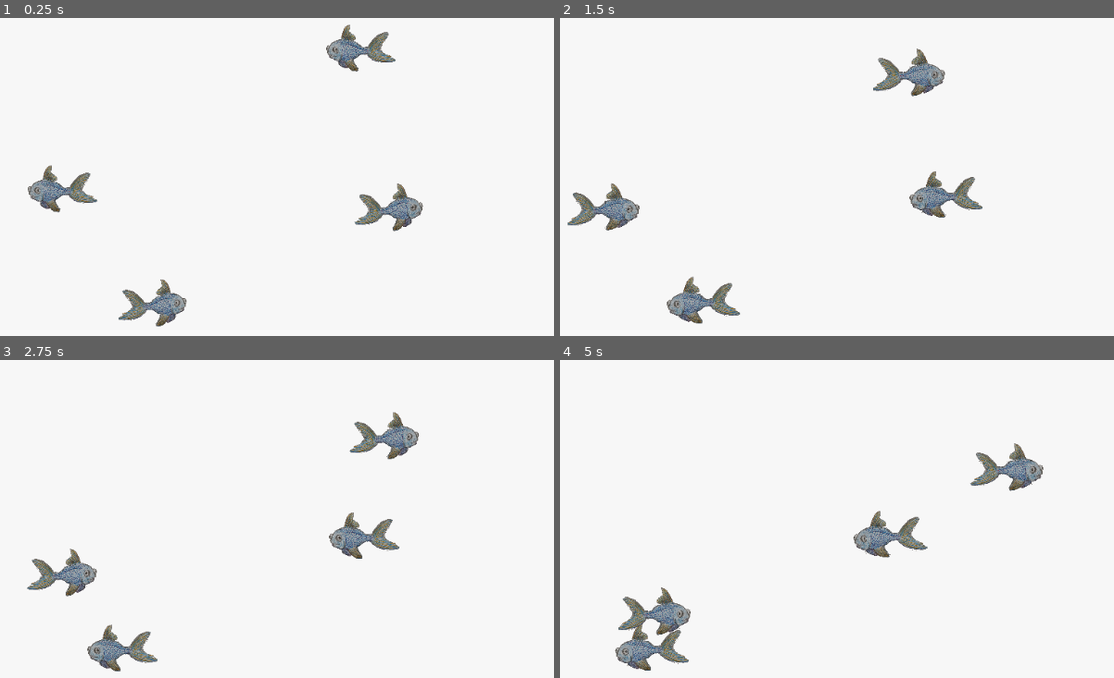
Above: before the commit, frames 1-4 (two rows, left to right).
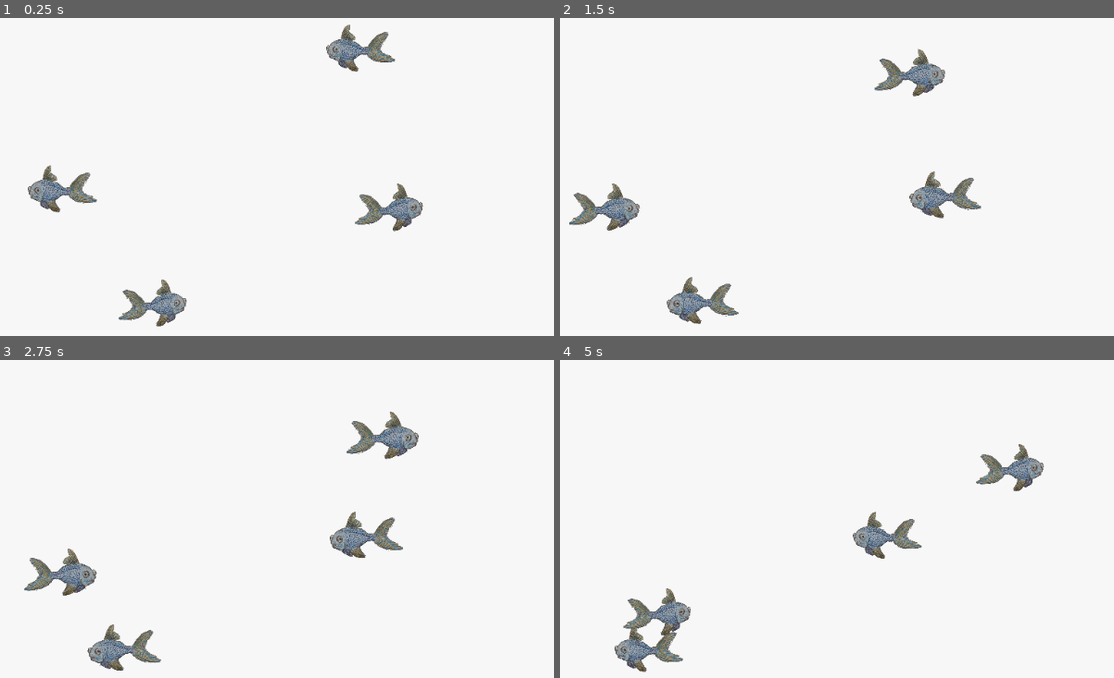
Above: after the commit, the same moments.

Repository: antloop-studios/aquarium
Game: Godot game, scene res://Scenes/Aquarium.tscn
Same seed, same stepped clock (60 frames per second), same inputs: the game is played once before the commit and once after it. The project has no main scene, so this scene is started directly. The engine's default icon, where the game draws it, is replaced by a stand-in: a white triangle on a blue panel in a dark square.
Inputs:
- Up to frame 1 (0.25 s): no input
- Up to frame 2 (1.5 s): no input
- Up to frame 3 (2.75 s): no input
- Up to frame 4 (5 s): no input

The runs differ from the first frame. In frame 1, 0.8% of the frame differs, in the area x 5-77%, y 2-98%; in frame 2, 2.3%; in frame 3, 2.7%; in frame 4, 3.2%, in the area x 9-88%, y 26-99%.

Commit message:
Change how fancyfishgraphic works

Diff:
--- a/game/Scenes/Fishies/FancyFishGraphic.tscn
+++ b/game/Scenes/Fishies/FancyFishGraphic.tscn
@@ -3,9 +3,10 @@
 [ext_resource path="res://Sprites/Fish1.png" type="Texture" id=1]
 [ext_resource path="res://Animations/SimpleFishAnimation.tres" type="Animation" id=2]
 [ext_resource path="res://Scenes/Fishies/SimpleFishSkeleton.tscn" type="PackedScene" id=3]
-[ext_resource path="res://Scripts/AutostartAnimation.gd" type="Script" id=4]
+[ext_resource path="res://Scripts/FishGraphic.gd" type="Script" id=4]
 
 [node name="FancyFishGraphic" type="Node2D"]
+script = ExtResource( 4 )
 
 [node name="Fish1" type="Polygon2D" parent="."]
 position = Vector2( -48.439, -10.8654 )
@@ -21,4 +22,3 @@
 [node name="AnimationPlayer" type="AnimationPlayer" parent="."]
 playback_speed = 0.3
 anims/SimpleFishAnimation = ExtResource( 2 )
-script = ExtResource( 4 )
--- a/game/Scripts/AutostartAnimation.gd
+++ b/game/Scripts/FishGraphic.gd
@@ -1,9 +1,6 @@
-extends AnimationPlayer
+extends Node2D
 
-
-# Declare member variables here. Examples:
-# var a = 2
-# var b = "text"
+export var animation_speed = 0.2
 
 
 # Called when the node enters the scene tree for the first time.
@@ -11,8 +8,9 @@
 	start_animation()
 
 func start_animation():
-	var this:AnimationPlayer = get_node(".")
-	this.play("SimpleFishAnimation")
+	var animation_player:AnimationPlayer = $AnimationPlayer
+	animation_player.play("SimpleFishAnimation")
+	animation_player.playback_speed = animation_speed
 
 # Called every frame. 'delta' is the elapsed time since the previous frame.
 #func _process(delta):
